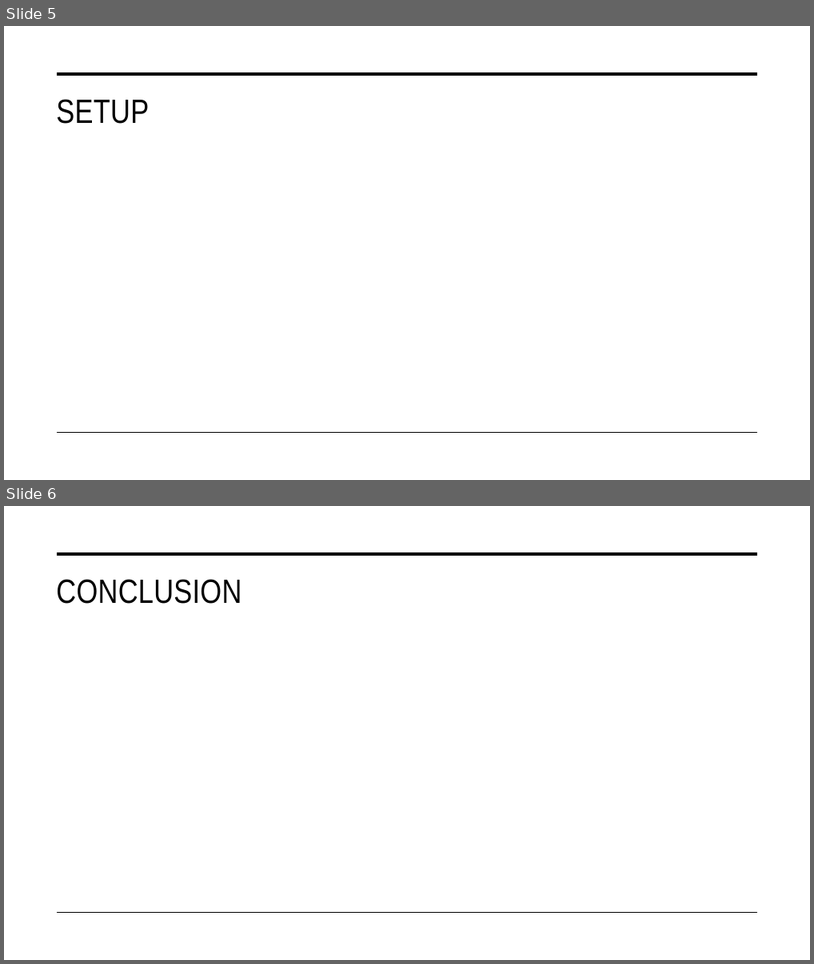
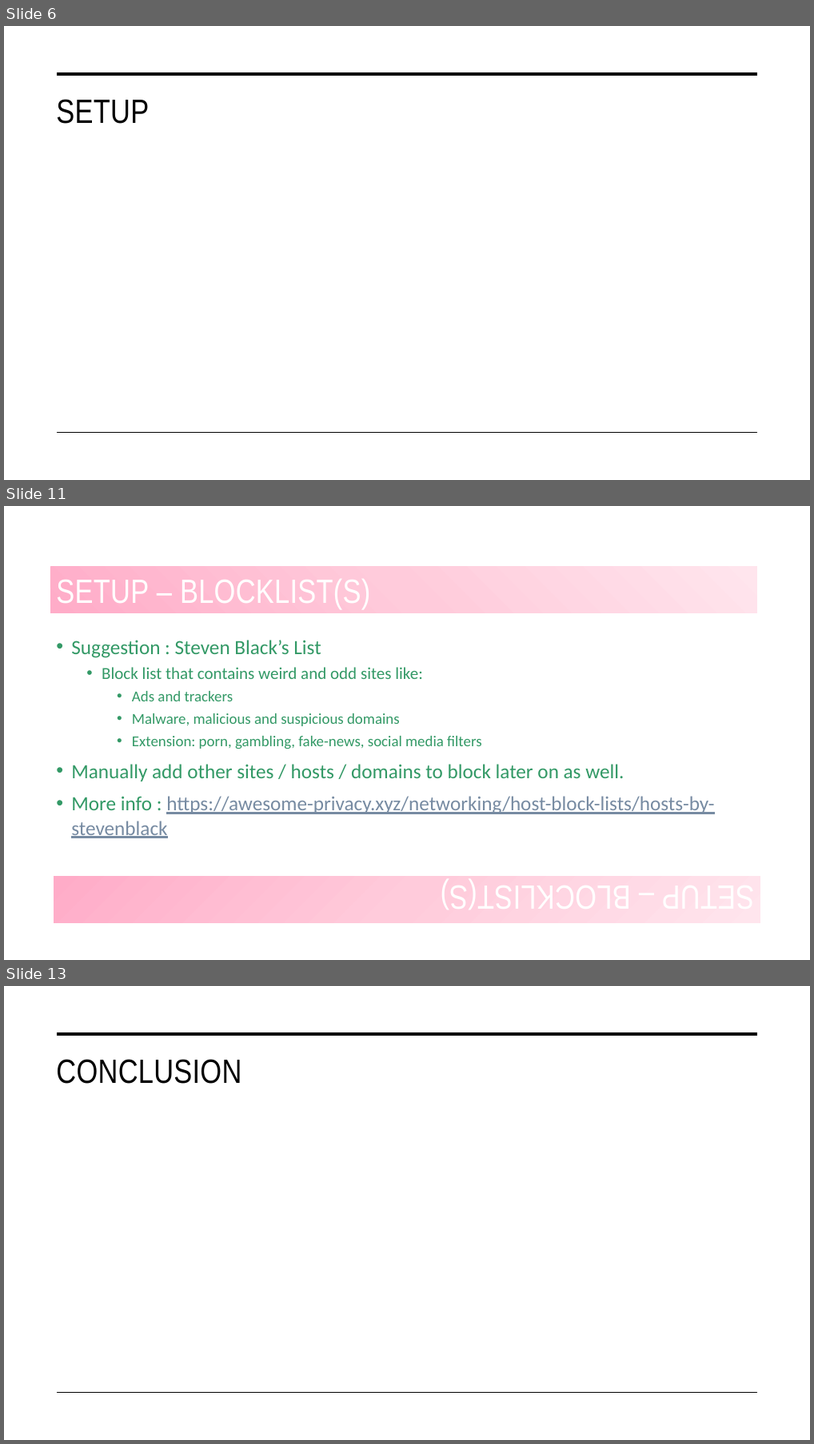
Before and after one commit to fadwa2208/PiHoleProject, a slide deck: PiHole.pptx. Shown one above the other, each under a label of ours: slides 5 and 6 before the commit, slides 6, 11 and 13 after it; the slides between them are not shown. The pictures are 814x964 and 814x1444 pixels, drawn with LibreOffice and Linux fonts; fonts in the diff are those of the drawing. Boxes give left, top, right and bottom in pixels: in the first picture for what was removed or moved away, otherwise in the second. Text is boxed around its words. In the diff, an @@ line names an element or a change of style, - is before the commit and + after.

Commit message:
Ppx - Half Done
My section is done, ill tweak the diagram a bit later on

```diff
--- a/PiHole.pptx
+++ b/PiHole.pptx
@@ slide 11 added at <box>4,506,810,960</box>, background #FFFFFF; not listed: 2 template elements that a slide beside it also shows @@
@@ rectangle added at <box>50,512,758,558</box>, fill #FFFFFF @@
@@ title added at <box>50,567,758,613</box>, fill gradient #FFADC8 to #FFCCDC to #FFE5ED, 40 pt, text #FFFFFF @@
+SETUP – BLOCKLIST(S)
@@ text added at <box>71,640,714,838</box>, 24 pt, text #339966 @@
+• Suggestion : Steven Black’s List
+  • Block list that contains weird and odd sites like:
+    • Ads and trackers
+    • Malware, malicious and suspicious domains
+    • Extension: porn, gambling, fake-news, social media filters
+• Manually add other sites / hosts / domains to block later on as well.
+• More info : https://awesome-privacy.xyz/networking/host-block-lists/hosts-by-stevenblack
@@ rectangle added at <box>54,876,761,922</box>, fill gradient #FFADC8 to #FFCCDC to #FFE5ED @@
@@ what was slide 5 is now slide 6 @@
@@ what was slide 6 is now slide 13 @@
```
Also in this commit, not shown: 1 slide changed, 7 other slides added, 1 slide removed.
